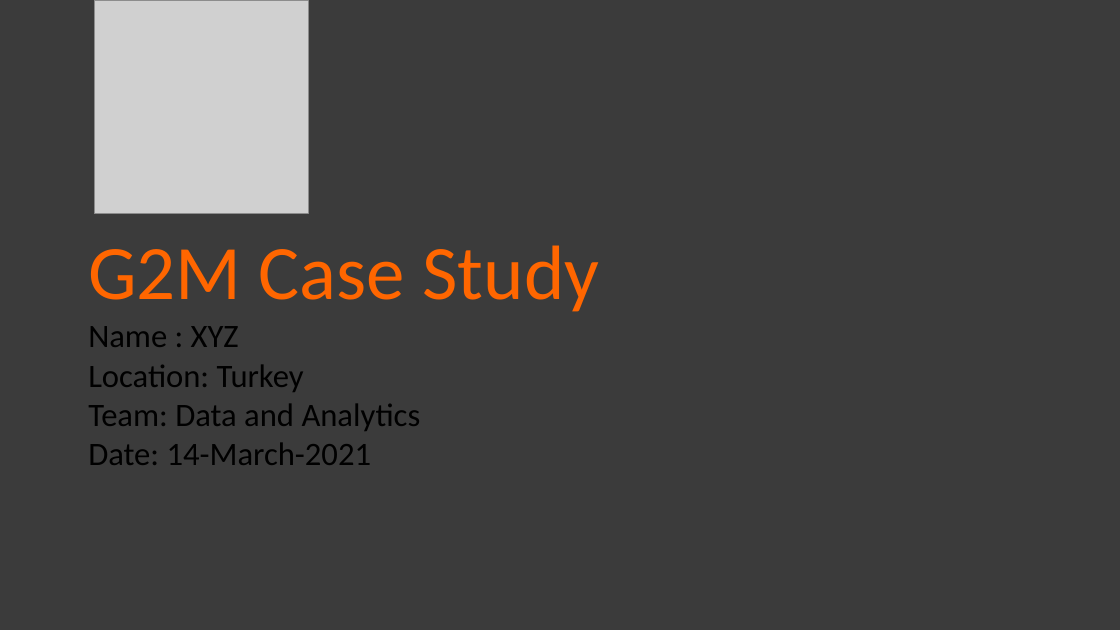
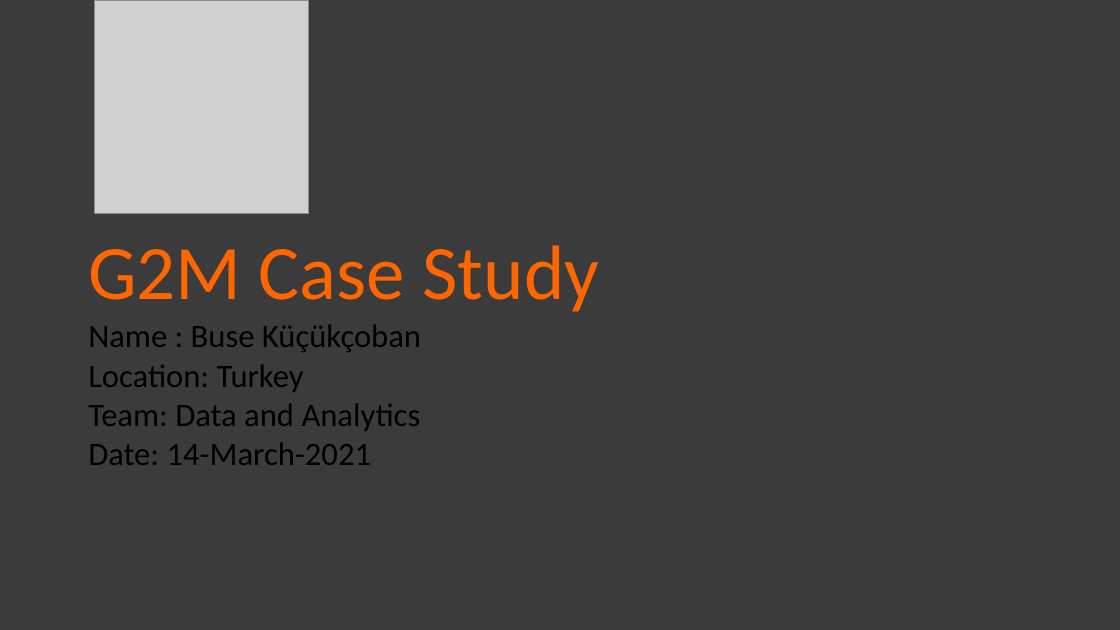
Before and after one commit to busekcoban/DataSets, a slide deck: slide 1 of G2M_CaseStudy.pptx. Drawn at 1120x630 pixels with LibreOffice and Linux fonts; fonts in the diff are those of the drawing; grey boxes stand for pictures. Boxes give left, top, right and bottom in pixels: in the first picture for what was removed or moved away, otherwise in the second. Text is boxed around its words. In the diff, an @@ line names an element or a change of style, - is before the commit and + after.

```diff
--- a/G2M_CaseStudy.pptx
+++ b/G2M_CaseStudy.pptx
@@ text at <box>88,325,421,465</box>: text changed @@
-Name : XYZ
-Location: Turkey
-Team: Data and Analytics
-Date: 14-March-2021
+Name : Buse Küçükçoban
+Location: Turkey
+Team: Data and Analytics
+Date: 14-March-2021
```
Also in this commit, not shown: 3 other slides changed.
